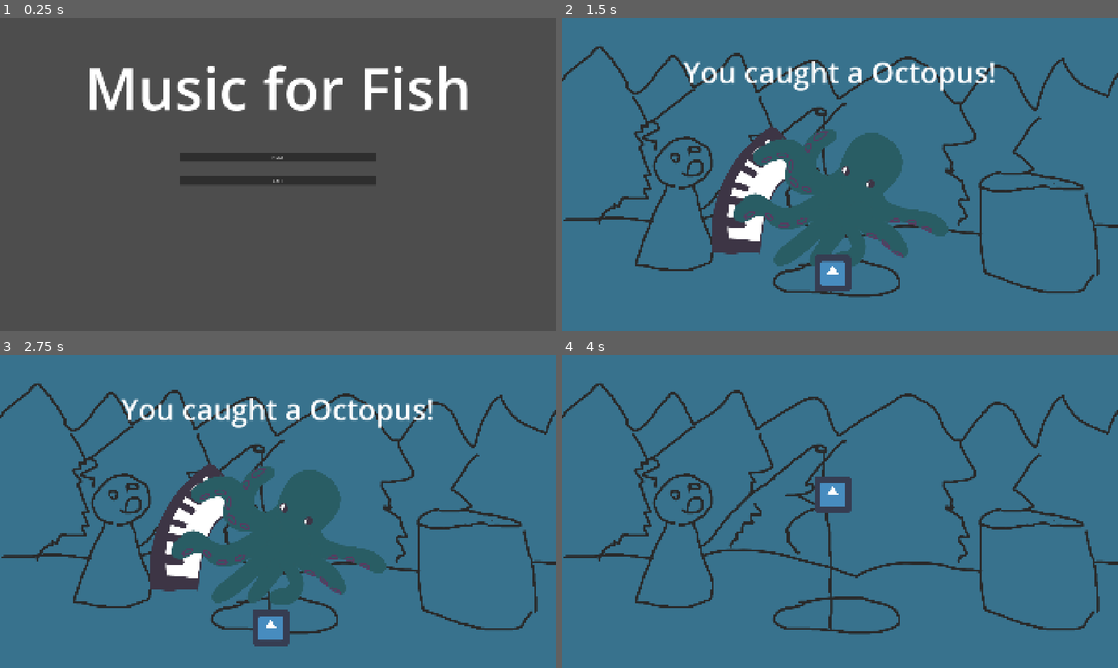
Above: before the commit, frames 1-4 (two rows, left to right).
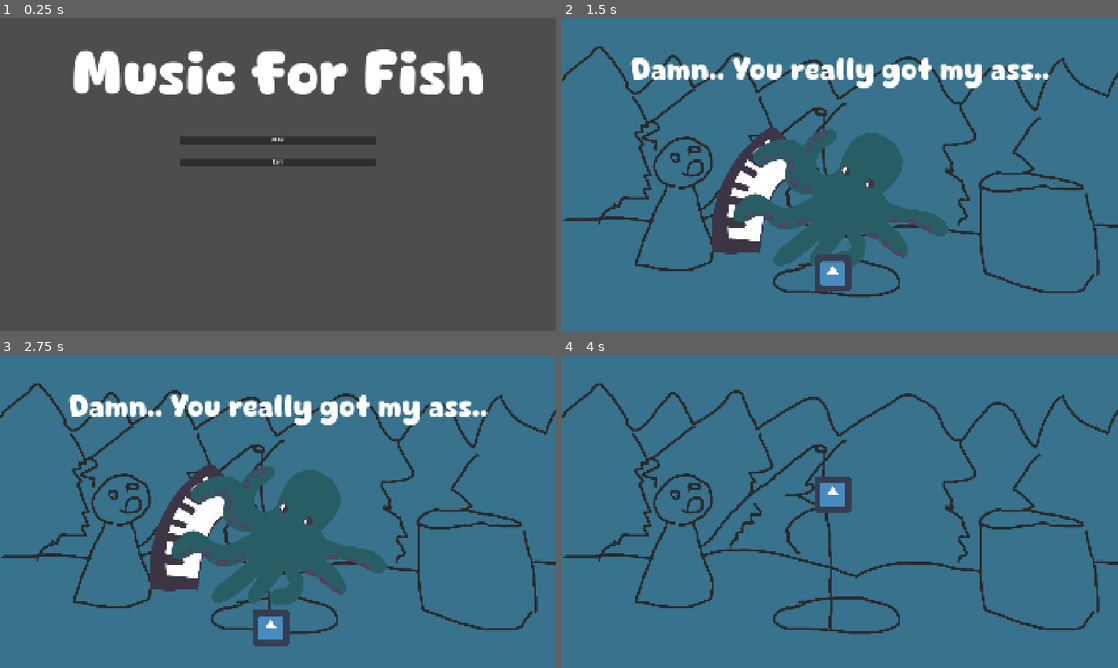
Above: after the commit, the same moments.

Repository: PhoenixStroh/mini-jame-gam
Game: Godot game, scene res://main.tscn
The game is run twice, just before and just after one commit, with the same random seed, the same clock (stepped at 60 frames per second) and the same inputs. The engine's default icon, where the game draws it, is replaced by a stand-in: a white triangle on a blue panel in a dark square.
Inputs:
- Up to frame 1 (0.25 s): no input
- Up to frame 2 (1.5 s): click "PLAY" at 0.5 s; tap Enter at 1.25 s; hold Up (up) from 1.28 s (still down); hold Space (catch) from 1.28 s (still down)
- Up to frame 3 (2.75 s): release Up (up) at 2.03 s; release Space (catch) at 2.03 s; hold Down (down) from 2.03 s (still down); tap Space (catch) at 2.1 s
- Up to frame 4 (4 s): release Down (down) at 2.78 s; hold Space (catch) 2.78-3.53 s; hold Up (up) from 2.78 s (still down); tap Space (catch) at 3.6 s

The runs differ from the first frame. In frame 1, 10% of the frame differs, in the area x 13-87%, y 10-54%; in frame 2, 3.3%; in frame 3, 3.3%; in frame 4, nothing differs.

Commit message:
Updated game font and what text is displayed on fish catch.

Diff:
--- a/mini-jame-gam-51/actors/fish/fish.gd
+++ b/mini-jame-gam-51/actors/fish/fish.gd
@@ -7,7 +7,7 @@
 
 @export var movement_duration: float = 1.0
 
-@export var species_name: String
+@export var species_catch_text: String
 @export var species_picture: Texture2D
 
 @export var _area: Area2D
--- a/mini-jame-gam-51/game.gd
+++ b/mini-jame-gam-51/game.gd
@@ -8,7 +8,7 @@
 	label.visible = true
 	fish_picture.visible = true
 
-	label.text = "You caught a " + fish.species_name + "!"
+	label.text = fish.species_catch_text
 	fish_picture.texture = fish.species_picture
 	await get_tree().create_timer(2).timeout
 
--- a/mini-jame-gam-51/game.tscn
+++ b/mini-jame-gam-51/game.tscn
@@ -3,10 +3,12 @@
 [ext_resource type="Script" uid="uid://xnpgrytop603" path="res://game.gd" id="1_80nbo"]
 [ext_resource type="PackedScene" uid="uid://b43p4e4j2yun1" path="res://actors/fish/fish.tscn" id="2_e2o6t"]
 [ext_resource type="PackedScene" uid="uid://bmyrbyswtsp2x" path="res://actors/hook/hook.tscn" id="3_feb5d"]
+[ext_resource type="FontFile" uid="uid://d20j4lrf88dsi" path="res://fonts/Cute Dino.ttf" id="3_ryrav"]
 [ext_resource type="Texture2D" uid="uid://ceyppctyehkp0" path="res://images/game_background.png" id="4_fc0e3"]
 [ext_resource type="Texture2D" uid="uid://b7s4wkhcxmpi4" path="res://images/octopus.png" id="5_7jktm"]
 
 [sub_resource type="LabelSettings" id="LabelSettings_fc0e3"]
+font = ExtResource("3_ryrav")
 font_size = 100
 
 [sub_resource type="CircleShape2D" id="CircleShape2D_7jktm"]
@@ -72,23 +74,23 @@
 [node name="Hook" parent="." unique_id=1417838539 instance=ExtResource("3_feb5d")]
 position = Vector2(935, 961)
 
-[node name="Fish" parent="." unique_id=110384268 node_paths=PackedStringArray("start_point", "end_point", "catch_box") instance=ExtResource("2_e2o6t")]
+[node name="Octopus" parent="." unique_id=110384268 node_paths=PackedStringArray("start_point", "end_point", "catch_box") instance=ExtResource("2_e2o6t")]
 position = Vector2(779.6666, 855.5)
 scale = Vector2(0.5388889, 0.5388889)
 start_point = NodePath("StartPoint")
 end_point = NodePath("EndPoint")
 catch_box = NodePath("CollisionShape2D")
 movement_duration = 5.0
-species_name = "Octopus"
+species_catch_text = "Damn.. You really got my ass.."
 species_picture = ExtResource("5_7jktm")
 
-[node name="StartPoint" type="Node2D" parent="Fish" unique_id=1163357568]
+[node name="StartPoint" type="Node2D" parent="Octopus" unique_id=1163357568]
 position = Vector2(-1144.33, 10.206207)
 
-[node name="EndPoint" type="Node2D" parent="Fish" unique_id=978321792]
-position = Vector2(630, 55)
+[node name="EndPoint" type="Node2D" parent="Octopus" unique_id=978321792]
+position = Vector2(1809.897, 36.185516)
 
-[node name="CollisionShape2D" type="CollisionShape2D" parent="Fish" unique_id=177041305]
+[node name="CollisionShape2D" type="CollisionShape2D" parent="Octopus" unique_id=177041305]
 shape = SubResource("CircleShape2D_7jktm")
 
 [connection signal="caught_fish" from="Hook" to="." method="_on_hook_caught_fish"]
--- a/mini-jame-gam-51/main.tscn
+++ b/mini-jame-gam-51/main.tscn
@@ -1,11 +1,13 @@
 [gd_scene format=3 uid="uid://cq8api2vch67t"]
 
 [ext_resource type="Script" uid="uid://mj3mm2a6m4ft" path="res://main.gd" id="1_ig7tw"]
+[ext_resource type="FontFile" uid="uid://d20j4lrf88dsi" path="res://fonts/Cute Dino.ttf" id="2_0xm2m"]
 
 [sub_resource type="StyleBoxLine" id="StyleBoxLine_7dm0k"]
 color = Color(0, 0, 0, 0)
 
 [sub_resource type="LabelSettings" id="LabelSettings_ig7tw"]
+font = ExtResource("2_0xm2m")
 font_size = 200
 
 [node name="Main" type="Control" unique_id=1794076326]
@@ -61,10 +63,12 @@
 
 [node name="PlayButton" type="Button" parent="MarginContainer/VBoxContainer/MarginContainer/VBoxContainer" unique_id=907371761]
 layout_mode = 2
+theme_override_fonts/font = ExtResource("2_0xm2m")
 text = "PLAY"
 
 [node name="ExitButton" type="Button" parent="MarginContainer/VBoxContainer/MarginContainer/VBoxContainer" unique_id=1618889992]
 layout_mode = 2
+theme_override_fonts/font = ExtResource("2_0xm2m")
 text = "EXIT"
 
 [connection signal="pressed" from="MarginContainer/VBoxContainer/MarginContainer/VBoxContainer/PlayButton" to="." method="_on_play_button_pressed"]
Binary file added: mini-jame-gam-51/fonts/Cute Dino.otf
Not shown, added: mini-jame-gam-51/fonts/Cute Dino.otf.import
Binary file added: mini-jame-gam-51/fonts/Cute Dino.ttf
Not shown, added: mini-jame-gam-51/fonts/Cute Dino.ttf.import
